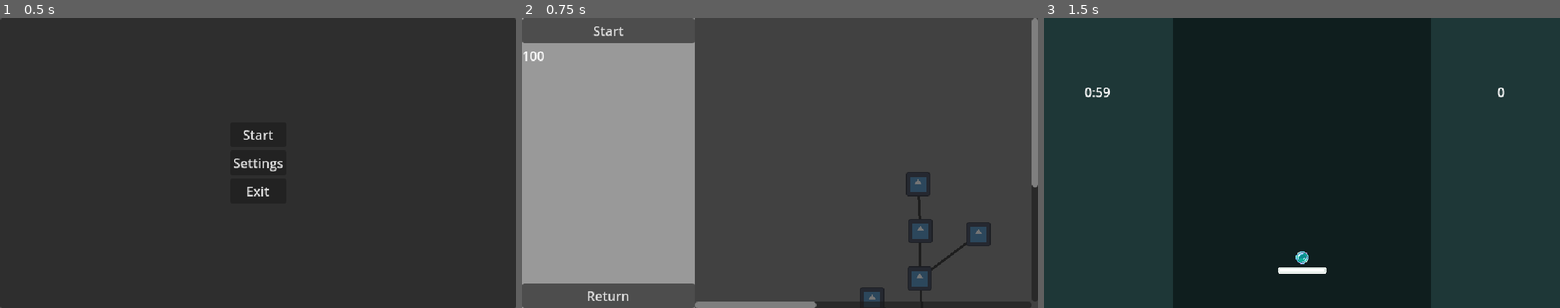
Above: before the commit, frames 1-3 (left to right).
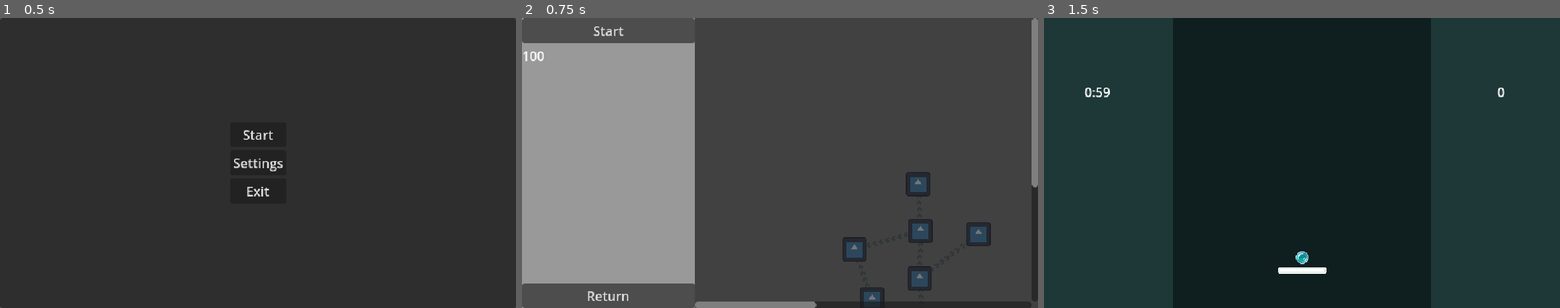
Above: after the commit, the same moments.

Repository: Christian-3-NA/incremental-breaker
Game: Godot game, scene res://Scenes/main_menu.tscn
Same seed, same stepped clock (60 frames per second), same inputs: the game is played once before the commit and once after it. The engine's default icon, where the game draws it, is replaced by a stand-in: a white triangle on a blue panel in a dark square.
Inputs:
- Up to frame 1 (0.5 s): no input
- Up to frame 2 (0.75 s): click "Start" at 0.5 s
- Up to frame 3 (1.5 s): click "Start" at 1.25 s

Frame 1 is identical in both runs. In frame 2, 0.5% of the frame differs, in the area x 62-87%, y 61-98%; in frame 3, nothing differs.

Commit message:
Backup before updating to Godot 4.4

Diff:
--- a/Scenes/shop_tree.tscn
+++ b/Scenes/shop_tree.tscn
@@ -18,7 +18,7 @@
 size_flags_vertical = 3
 theme_override_styles/panel = SubResource("StyleBoxFlat_aj6l1")
 
-[node name="BuyLaserUpgrade" parent="." node_paths=PackedStringArray("unlocked_by") instance=ExtResource("1_pwjfw")]
+[node name="BuyLaserUpgrade" parent="." node_paths=PackedStringArray("unlocked_by", "unlocks") instance=ExtResource("1_pwjfw")]
 layout_mode = 0
 offset_left = 205.0
 offset_top = 334.0
@@ -30,6 +30,7 @@
 value_to_change = "laser_unlocked"
 new_value = 1.0
 unlocked_by = [NodePath("../HigherMoneyUpgrade")]
+unlocks = [NodePath("../SlowerBallUpgrade")]
 
 [node name="HigherMoney2Upgrade" parent="." node_paths=PackedStringArray("unlocked_by") instance=ExtResource("1_pwjfw")]
 layout_mode = 0
@@ -69,7 +70,7 @@
 value_to_change = "paddle_size"
 new_value = 100.0
 unlocked_by = [NodePath("../FasterBallUpgrade")]
-unlocks = [NodePath("../LongerGameTime")]
+unlocks = [NodePath("../LongerGameTime"), NodePath("../SlowerBallUpgrade")]
 
 [node name="LongerGameTime" parent="." node_paths=PackedStringArray("unlocked_by") instance=ExtResource("1_pwjfw")]
 layout_mode = 0
@@ -109,3 +110,16 @@
 value_to_change = "coin_chance"
 new_value = 0.5
 unlocks = [NodePath("../FasterBallUpgrade"), NodePath("../HigherMoney2Upgrade"), NodePath("../BuyLaserUpgrade")]
+
+[node name="SlowerBallUpgrade" parent="." node_paths=PackedStringArray("unlocked_by") instance=ExtResource("1_pwjfw")]
+layout_mode = 0
+offset_left = 183.0
+offset_top = 272.0
+offset_right = 213.0
+offset_bottom = 302.0
+disabled = true
+upgrade_cost = 25
+upgrade_name = "SlowerBall"
+value_to_change = "ball_speed"
+new_value = 50.0
+unlocked_by = [NodePath("../BuyLaserUpgrade"), NodePath("../BiggerPaddleUpgrade")]
--- a/Scenes/upgrade_button.tscn
+++ b/Scenes/upgrade_button.tscn
@@ -1,7 +1,12 @@
-[gd_scene load_steps=3 format=3 uid="uid://dlnfcvb81dju4"]
+[gd_scene load_steps=5 format=3 uid="uid://dlnfcvb81dju4"]
 
 [ext_resource type="Texture2D" uid="uid://dbi06d64woqcc" path="res://icon.svg" id="1_l1hhj"]
 [ext_resource type="Script" path="res://Scripts/upgrade_button.gd" id="2_5ankc"]
+
+[sub_resource type="StyleBoxEmpty" id="StyleBoxEmpty_05sve"]
+
+[sub_resource type="Theme" id="Theme_4pm7s"]
+PopupPanel/styles/panel = SubResource("StyleBoxEmpty_05sve")
 
 [node name="UpgradeButton" type="TextureButton"]
 z_index = -1
@@ -9,6 +14,8 @@
 custom_minimum_size = Vector2(30, 30)
 offset_right = 30.0
 offset_bottom = 30.0
+tooltip_text = "mrow?"
+theme = SubResource("Theme_4pm7s")
 toggle_mode = true
 texture_normal = ExtResource("1_l1hhj")
 ignore_texture_size = true
@@ -22,12 +29,5 @@
 offset_bottom = 15.0
 mouse_filter = 2
 
-[node name="Line2D" type="Line2D" parent="."]
-top_level = true
-z_index = -2
-z_as_relative = false
-width = 3.0
-default_color = Color(0.114897, 0.114897, 0.114897, 1)
-
 [connection signal="pressed" from="." to="." method="_on_pressed"]
 [connection signal="toggled" from="." to="." method="_on_toggled"]
--- /dev/null
+++ b/Scenes/upgrade_popup.tscn
@@ -0,0 +1,12 @@
+[gd_scene format=3 uid="uid://chgrtbcvyxyyl"]
+
+[node name="UpgradePopup" type="PanelContainer"]
+custom_minimum_size = Vector2(30, 30)
+offset_right = 61.0
+offset_bottom = 30.0
+
+[node name="Label" type="Label" parent="."]
+layout_mode = 2
+text = "ME
+ow!!
+asdasdaadada WWW"
--- a/Scripts/global.gd
+++ b/Scripts/global.gd
@@ -2,7 +2,7 @@
 
 var coins = 100
 
-# Upgrades. All values must be flaot
+# Upgrades. All values must be float
 var coin_chance = 0.25 # %chance of out 1.0
 var paddle_size = 60 # by pixels
 var ball_speed = 200
--- a/Scripts/laser.gd
+++ b/Scripts/laser.gd
@@ -50,7 +50,7 @@
 			new_line.add_point(result.position - game_manager_ref.position)
 
 			new_line.texture = laser_beam_sprite
-			new_line.texture_repeat = true
+			new_line.texture_repeat = 2
 			new_line.texture_mode = 1
 			new_line.width = 6
 
--- a/Scripts/shop_screen.gd
+++ b/Scripts/shop_screen.gd
@@ -2,20 +2,13 @@
 
 
 ''' ---------- VARIABLES ---------- '''
-
-var all_upgrade_buttons = []
 
 
 ''' ---------- DEFAULT FUNCTIONS ---------- '''
 
 # Called when the node enters the scene tree for the first time.
 func _ready() -> void:
-	all_upgrade_buttons = $HBoxContainer/VBoxContainer2/ShopTree.get_children()
-
 	$HBoxContainer/LeftContainer/VBoxContainer/MoneyLabel.text = str(Global.coins)
-	for button in all_upgrade_buttons:
-		if button.upgrade_name in Global.upgrades_bought:
-			button.start_pressed()
 
 
 # Called every frame. 'delta' is the elapsed time since the previous frame.
--- a/Scripts/upgrade_button.gd
+++ b/Scripts/upgrade_button.gd
@@ -16,23 +16,47 @@
 @export var unlocks: Array[UpgradeButton] = []
 var tree_lines: Array[Line2D] = []
 
+# Scenes
+var tree_lines_dark = load("res://Assets/tree_line_dark.png")
+var tree_lines_bright = load("res://Assets/tree_line_bright.png")
+var tooltip_scene = load("res://Scenes/upgrade_popup.tscn")
+
 
 ''' ---------- DEFAULT FUNCTIONS ---------- '''
 
 # Called when the node enters the scene tree for the first time.
 func _ready() -> void:
+	if upgrade_name in Global.upgrades_bought:
+		start_pressed()
+
 	# Create the lines connecting to parents
 	for parent in unlocked_by:
 		var new_line = Line2D.new()
-		new_line.width = 3
-		new_line.default_color = Color8(30, 30, 30, 255)
+		new_line.width = 6
+		new_line.texture_repeat = 2
+		new_line.texture_mode = 1
+
+		if is_selected == true:
+			new_line.texture = tree_lines_bright
+		else:
+			new_line.texture = tree_lines_dark
+
 		new_line.z_index = -2
 		new_line.z_as_relative = false
+		new_line.add_point(parent.global_position - global_position + size/2)
 		new_line.add_point(size/2)
-		new_line.add_point(parent.global_position - global_position + size/2)
 
 		add_child(new_line)
 		tree_lines.append(new_line)
+
+
+func _make_custom_tooltip(for_text: String) -> Object:
+	var new_tooltip = tooltip_scene.instantiate()
+
+	new_tooltip.get_node("Label").text = "Name: " + upgrade_name \
+		+ "\nCost: " + str(upgrade_cost )
+
+	return new_tooltip
 
 
 ''' ---------- CUSTOM FUNCTIONS ---------- '''
@@ -43,8 +67,6 @@
 		child.disabled = false
 
 	$Panel.hide()
-	for line in tree_lines:
-			line.default_color = Color(1, 1, 1)
 
 
 ''' ---------- SIGNAL FUNCTIONS ---------- '''
@@ -61,5 +83,11 @@
 		Global.upgrades_bought.append(upgrade_name)
 
 		$Panel.hide()
-		for line in tree_lines:
-			line.default_color = Color(1, 1, 1)
+		for line_index in tree_lines.size():
+			if unlocked_by[line_index].is_selected == true:
+				tree_lines[line_index].texture = tree_lines_bright
+
+		for children in unlocks:
+			for line_index in children.tree_lines.size():
+				if children.unlocked_by[line_index].is_selected == true and children.is_selected == true:
+					children.tree_lines[line_index].texture = tree_lines_bright
--- a/project.godot
+++ b/project.godot
@@ -12,7 +12,7 @@
 
 config/name="incremental-breaker"
 run/main_scene="res://Scenes/main_menu.tscn"
-config/features=PackedStringArray("4.3", "Forward Plus")
+config/features=PackedStringArray("4.4", "Forward Plus")
 config/icon="res://icon.svg"
 
 [autoload]
@@ -32,6 +32,10 @@
 
 blocks=""
 block_areas=""
+
+[gui]
+
+timers/tooltip_delay_sec=0.03
 
 [input]
 
Binary file added: Assets/tree_line_aniamted.gif
Binary file added: Assets/tree_line_bright.png
Not shown, added: Assets/tree_line_bright.png.import
Binary file added: Assets/tree_line_bright_animated.png
Not shown, added: Assets/tree_line_bright_animated.png.import
Binary file added: Assets/tree_line_dark.aseprite
Binary file added: Assets/tree_line_dark.png
Not shown, added: Assets/tree_line_dark.png.import
Not shown, added: Scripts/ball.gd.uid
Not shown, added: Scripts/block.gd.uid
Not shown, added: Scripts/coin.gd.uid
Not shown, added: Scripts/game_manager.gd.uid
(and 6 more such lines)
